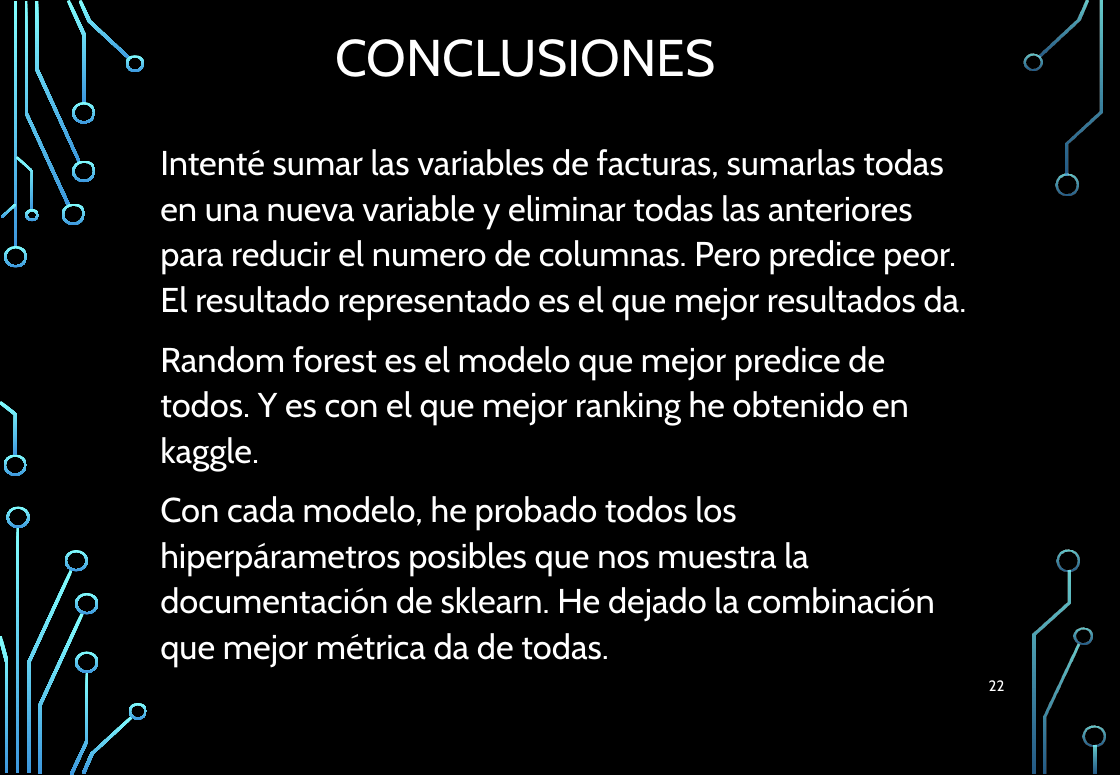
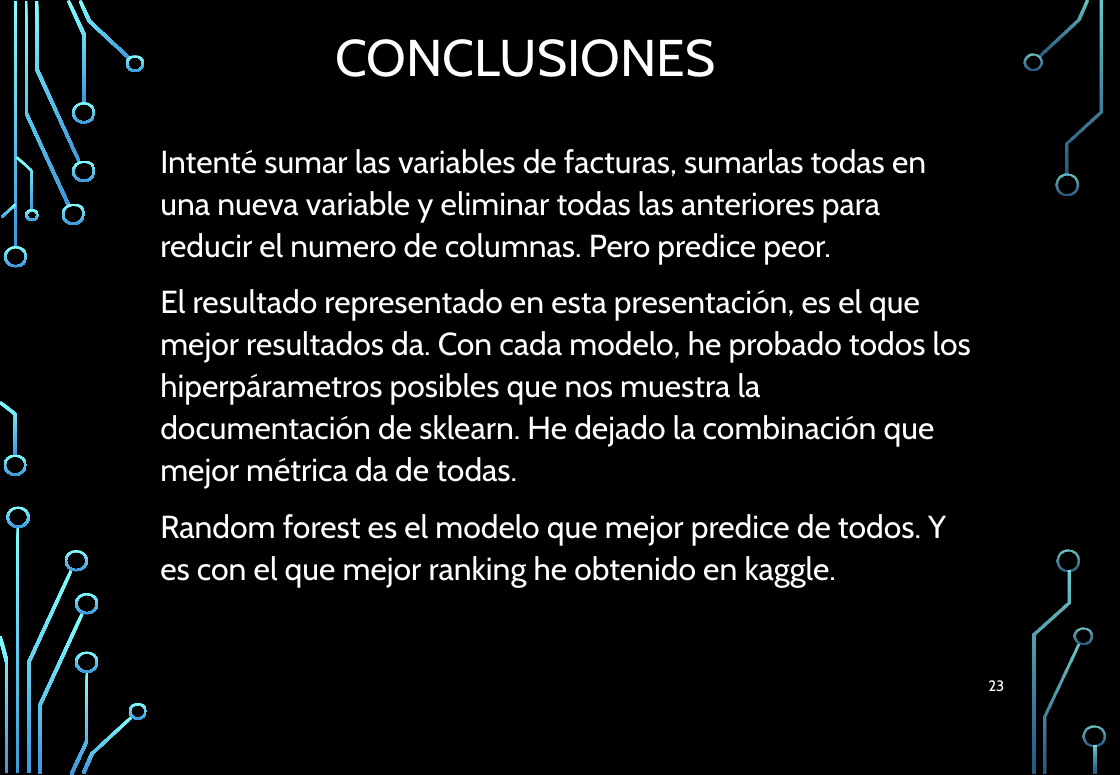
Before and after one commit to Wallace-80/Machine-Learning, a slide deck: slide 23 of Proyecto Machine learning.pptx (slide 22 before the commit). Drawn at 1120x775 pixels with LibreOffice and Linux fonts; fonts in the diff are those of the drawing; background and template pictures are left out. Boxes give left, top, right and bottom in pixels: in the first picture for what was removed or moved away, otherwise in the second. Text is boxed around its words. In the diff, an @@ line names an element or a change of style, - is before the commit and + after.

```diff
--- a/Proyecto Machine learning.pptx
+++ b/Proyecto Machine learning.pptx
@@ text at (x1=160, y1=149, x2=971, y2=489): text changed; size 24 to 22.2 pt @@
-Intenté sumar las variables de facturas, sumarlas todas en una nueva variable y eliminar todas las anteriores para reducir el numero de columnas. Pero predice peor. El resultado representado es el que mejor resultados da.
+Intenté sumar las variables de facturas, sumarlas todas en una nueva variable y eliminar todas las anteriores para reducir el numero de columnas. Pero predice peor.
+El resultado representado en esta presentación, es el que mejor resultados da. Con cada modelo, he probado todos los hiperpárametros posibles que nos muestra la documentación de sklearn. He dejado la combinación que mejor métrica da de todas.
@@ text at (x1=160, y1=496, x2=935, y2=621): paragraph removed @@
-Con cada modelo, he probado todos los hiperpárametros posibles que nos muestra la documentación de sklearn. He dejado la combinación que mejor métrica da de todas.
@@ text at (x1=160, y1=514, x2=946, y2=588): size 24 to 22.2 pt in "Random forest es el modelo que mejor ..." @@
@@ page number at (x1=988, y1=680, x2=1004, y2=692): text changed @@
-22
+23
```
Also in this commit, not shown: 2 other slides changed, 1 slide added, 3 other files.
